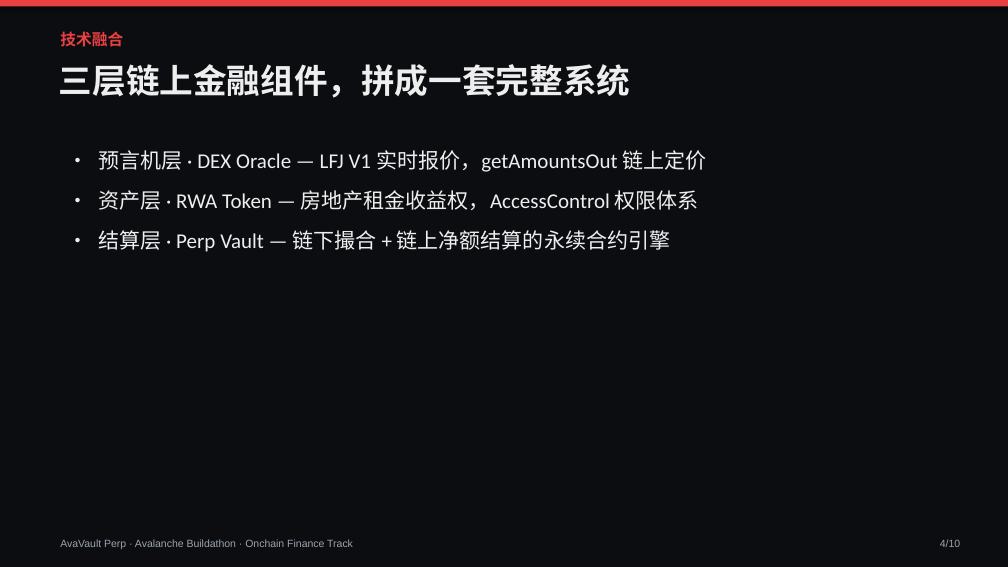
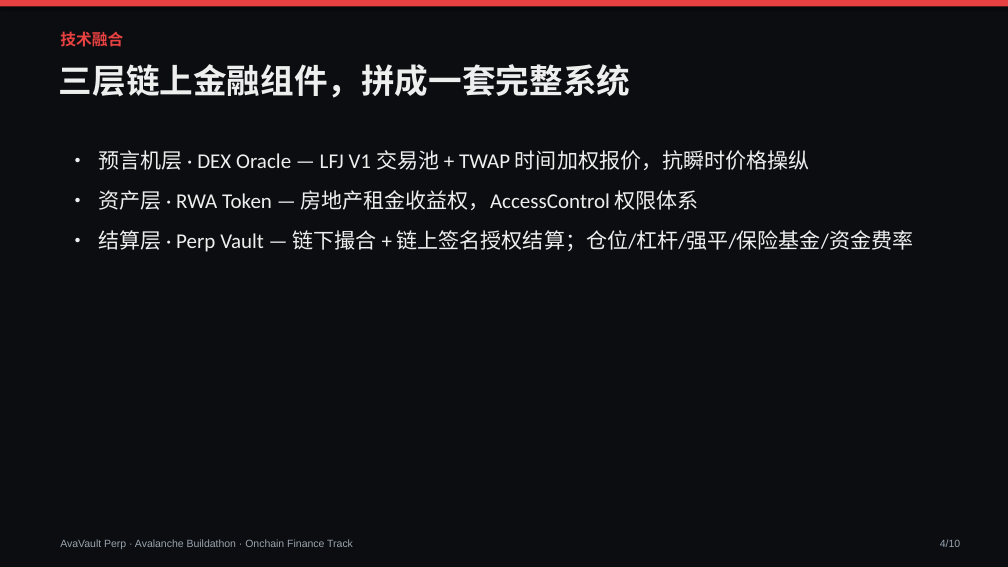
Before and after one commit to CodingGeoff/avavault-perp, a slide deck: slide 4 of hackathon-onchain-finance/demo-assets/avavault-perp-pitch-zh.pptx. Drawn at 1008x567 pixels with LibreOffice and Linux fonts; fonts in the diff are those of the drawing. Boxes give left, top, right and bottom in pixels: in the first picture for what was removed or moved away, otherwise in the second. Text is boxed around its words. In the diff, an @@ line names an element or a change of style, - is before the commit and + after.

```diff
--- a/hackathon-onchain-finance/demo-assets/avavault-perp-pitch-zh.pptx
+++ b/hackathon-onchain-finance/demo-assets/avavault-perp-pitch-zh.pptx
@@ text at <box>98,150,809,170</box>: text changed @@
-• 预言机层 · DEX Oracle — LFJ V1 实时报价，getAmountsOut 链上定价
+• 预言机层 · DEX Oracle — LFJ V1 交易池 + TWAP 时间加权报价，抗瞬时价格操纵
@@ text at <box>98,230,913,252</box>: text changed @@
-• 结算层 · Perp Vault — 链下撮合 + 链上净额结算的永续合约引擎
+• 结算层 · Perp Vault — 链下撮合 + 链上签名授权结算；仓位/杠杆/强平/保险基金/资金费率
```
Also in this commit, not shown: 3 other slides changed, 16 other files.
